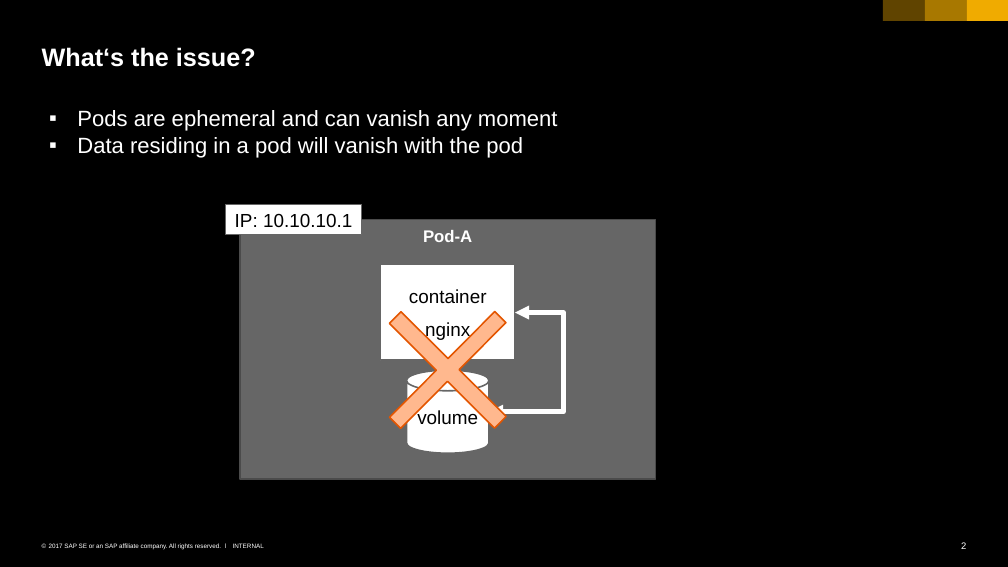
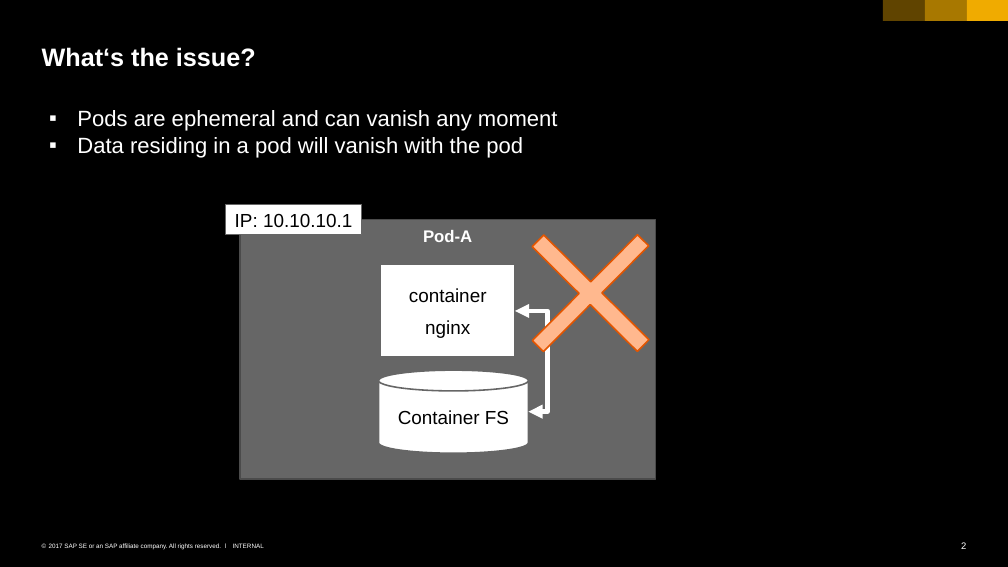
Before and after one commit to cuijiyao01/docker-k8s-training, a slide deck: slide 2 of kubernetes/05_persistence.pptx. Drawn at 1008x567 pixels with LibreOffice and Linux fonts; fonts in the diff are those of the drawing. Boxes give left, top, right and bottom in pixels: in the first picture for what was removed or moved away, otherwise in the second. Text is boxed around its words. In the diff, an @@ line names an element or a change of style, - is before the commit and + after.

```diff
--- a/kubernetes/05_persistence.pptx
+++ b/kubernetes/05_persistence.pptx
@@ plus moved from (x1=342, y1=265, x2=552, y2=475) to (x1=485, y1=188, x2=695, y2=398) @@
@@ elbow double arrow moved from (515, 312) - (489, 412) to (515, 311) - (528, 412) @@
@@ cylinder "Container FS" resized from (x1=407, y1=370, x2=489, y2=453) to (x1=379, y1=370, x2=528, y2=453) @@
@@ text in cylinder at (x1=398, y1=410, x2=509, y2=425): text changed @@
-volume
+Container FS
```
Also in this commit, not shown: 1 other slide changed.
